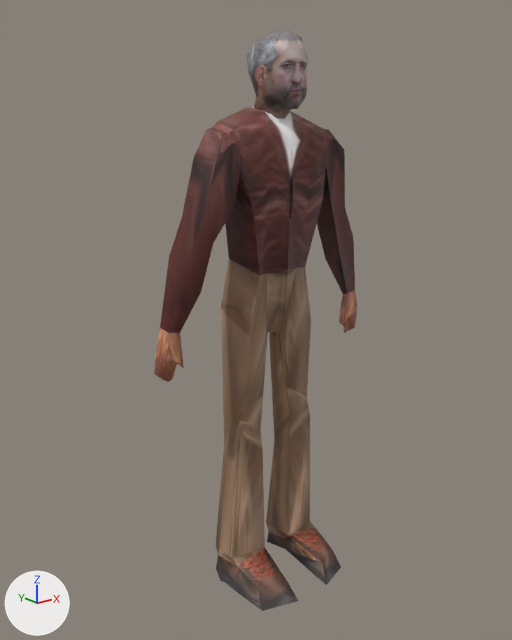
Two versions of the glTF model assets/models/larry.glb, one commit apart.
Camera for both pictures: a 50 mm camera at (-1.392, -1.591, 1.579) aimed at (-0.065, 0.067, 0.916). Arrows for +X, +Y and +Z are at lower left; the lights stay in place. The picture after the commit comes second. Where no turn or scale is listed for an object, it has been applied to the vertices. Vertices at exactly the same position are counted once.

Before the edit, the objects in view are built like this:
```python
me_object_2 = bpy.data.meshes.new('Object_2')
me_object_2.from_pydata(...)  # 197 vertices, 386 faces; spans x -0.4..0.39, y -0.16..0.17, z 0.0..1.56
me_object_2.materials.append(mat_body_008)  # picture img_image_0
me_object_3 = bpy.data.meshes.new('Object_3')
me_object_3.from_pydata(...)  # 42 vertices, 80 faces; spans x -0.065..0.058, y -0.05..0.146, z 1.518..1.76
me_object_3.materials.append(mat_face_008)  # picture img_image_1
ob_object_2 = bpy.data.objects.new('Object_2', me_object_2)
ob_object_2.location = (0.0, 0.0, 0.0)
ob_object_3 = bpy.data.objects.new('Object_3', me_object_3)
ob_object_3.location = (0.0, 0.0, 0.0)
```
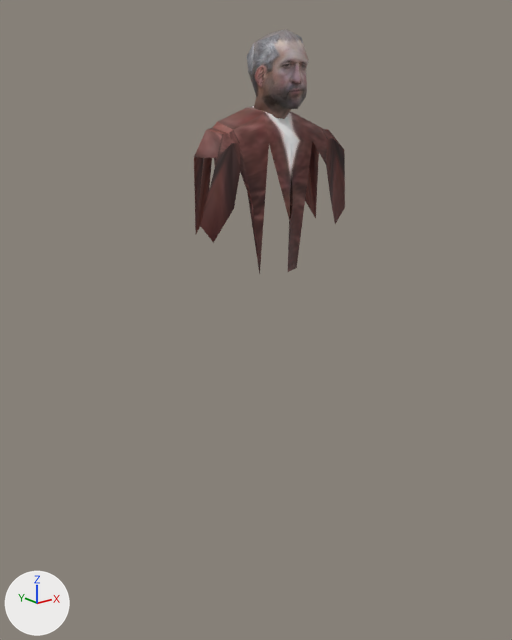
What differs and where, as boxes [x1, y1, x2, y2] in the pictures (512 x 640 px):
'Object_2', reshaped (26% narrower, 67% shorter)
    before: [154, 106, 358, 611]
    after: [194, 106, 345, 274]
part 1 of me_object_2, deleted (brown)
    before: [154, 141, 358, 611]

Edits to the bpy script that builds the scene:
```text
Change me_object_2:
    used by ob_object_2; location = (0.0, 0.0, 0.0)
    remove me_object_2.from_pydata(...)  # 197 vertices, 386 faces; spans x -0.4..0.39, y -0.16..0.17, z 0.0..1.56
    add me_object_2.from_pydata(...)  # 57 vertices, 81 faces; spans x -0.29..0.28, y -0.03..0.17, z 1.07..1.56
    me_object_2 part 1
    140 vertices are removed from x -0.4..0.39, y -0.16..0.17, z 0.0..1.28
    305 faces are deleted
```
